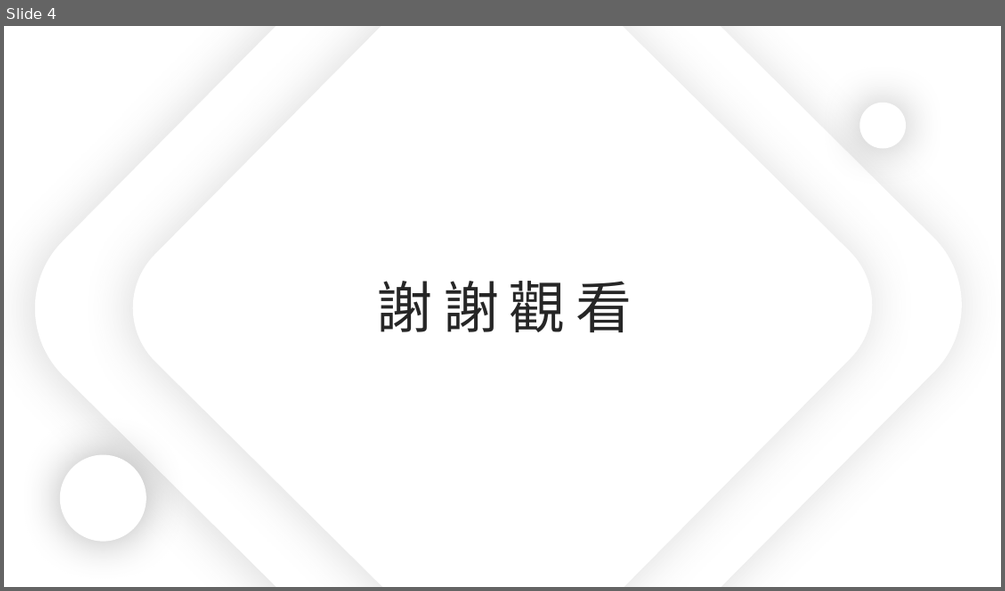
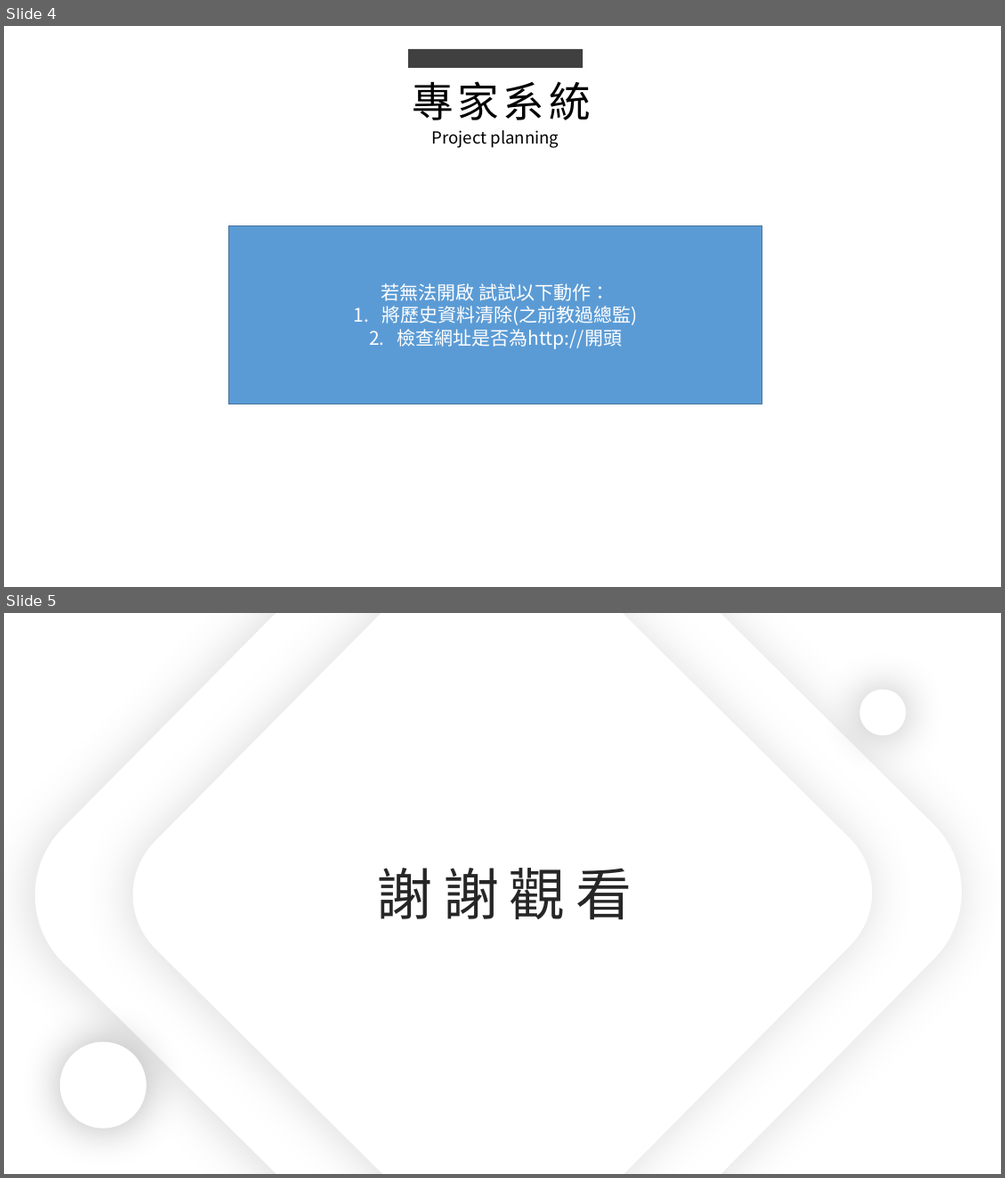
Before and after one commit to ZheHong1021/ExcelSystem, a slide deck: 工作日報_葉柏漢/2021.11/2021.11.23(加班)_2021.11.24工作日報_葉柏漢.pptx. Shown one above the other, each under a label of ours: slide 4 before the commit, slides 4 and 5 after it. The pictures are 1005x591 and 1005x1178 pixels, drawn with LibreOffice and Linux fonts; fonts in the diff are those of the drawing. Boxes give left, top, right and bottom in pixels: in the first picture for what was removed or moved away, otherwise in the second. Text is boxed around its words. In the diff, an @@ line names an element or a change of style, - is before the commit and + after.

Commit message:
know

```diff
--- a/工作日報_葉柏漢/2021.11/2021.11.23(加班)_2021.11.24工作日報_葉柏漢.pptx
+++ b/工作日報_葉柏漢/2021.11/2021.11.23(加班)_2021.11.24工作日報_葉柏漢.pptx
@@ slide 4 added at [4, 26, 1001, 587], background #FFFFFF @@
@@ rectangle added at [409, 49, 582, 68], fill #404040 @@
@@ text added at [412, 81, 590, 120], 40 pt, text #000000 @@
+專家系統
@@ text added at [432, 130, 558, 148], 16 pt, text #000000 @@
+Project planning
@@ rectangle added at [229, 225, 761, 404], fill #5B9BD5, outline #43739E 1 pt, 18 pt, text #FFFFFF @@
+若無法開啟 試試以下動作：
+1. 將歷史資料清除(之前教過總監)
+2. 檢查網址是否為http://開頭
@@ what was slide 4 is now slide 5 @@
```
